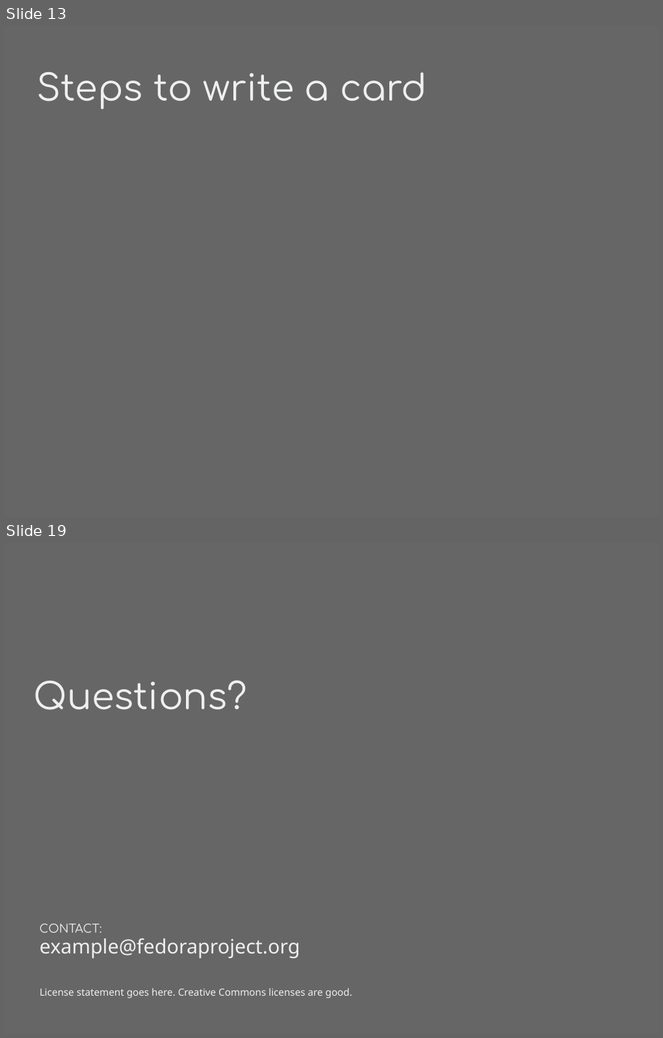
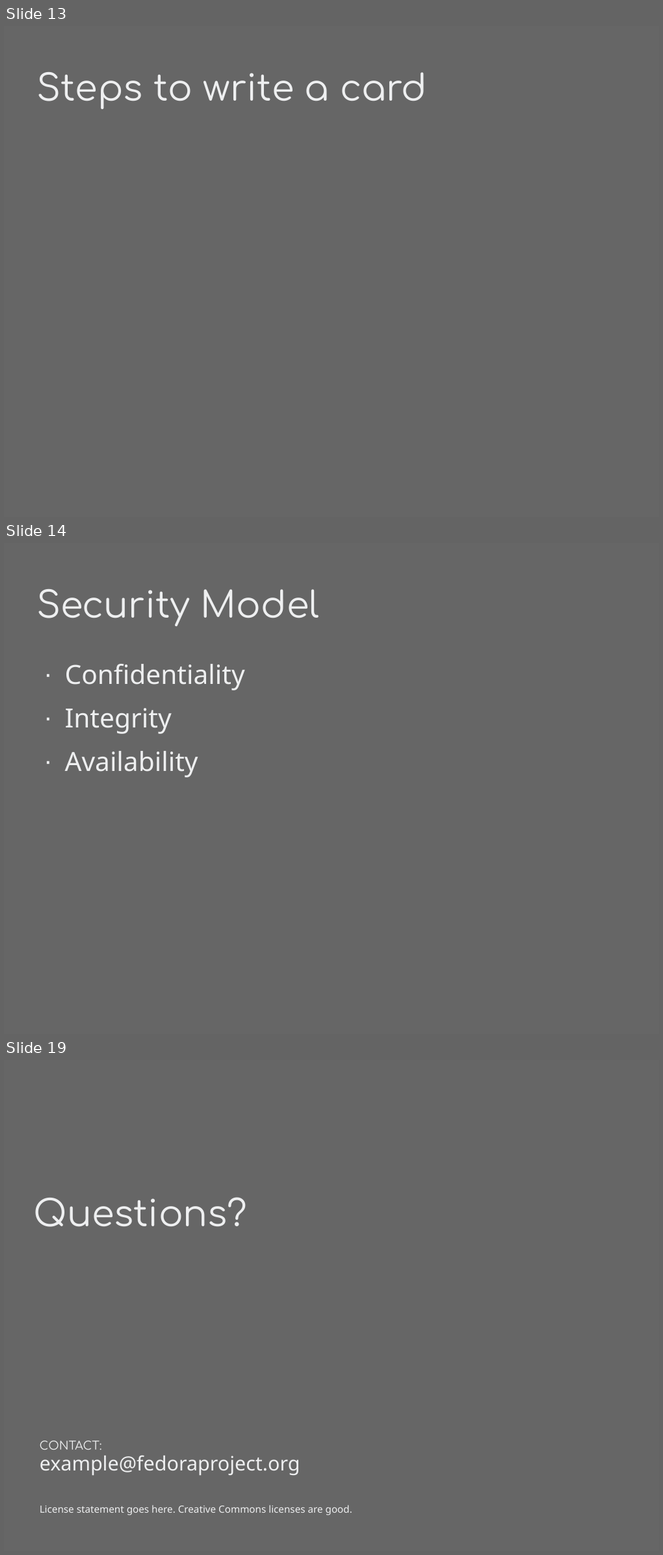
Before and after one commit to phyushin/Breaking_Badge, a slide deck: presentation/sle4442.odp. Shown one above the other, each under a label of ours: slides 13 and 19 before the commit, slides 13, 14 and 19 after it; the slides between them are not shown. The pictures are 663x1038 and 663x1555 pixels, drawn with LibreOffice and Linux fonts; fonts in the diff are those of the drawing. Boxes give left, top, right and bottom in pixels: in the first picture for what was removed or moved away, otherwise in the second. Text is boxed around its words. In the diff, an @@ line names an element or a change of style, - is before the commit and + after.

```diff
--- a/presentation/sle4442.odp
+++ b/presentation/sle4442.odp
@@ slide 14 added at (4,543,659,1034), background #666666 @@
@@ title added at (36,589,319,626), 44 pt, text #EEEFF0 @@
+Security Model
@@ text added at (65,664,245,778), 32 pt, text #EEEFF0 @@
+· Confidentiality
+· Integrity
+· Availability
```
Also in this commit, not shown: 6 slides changed, 7 other slides added, 7 slides removed.
